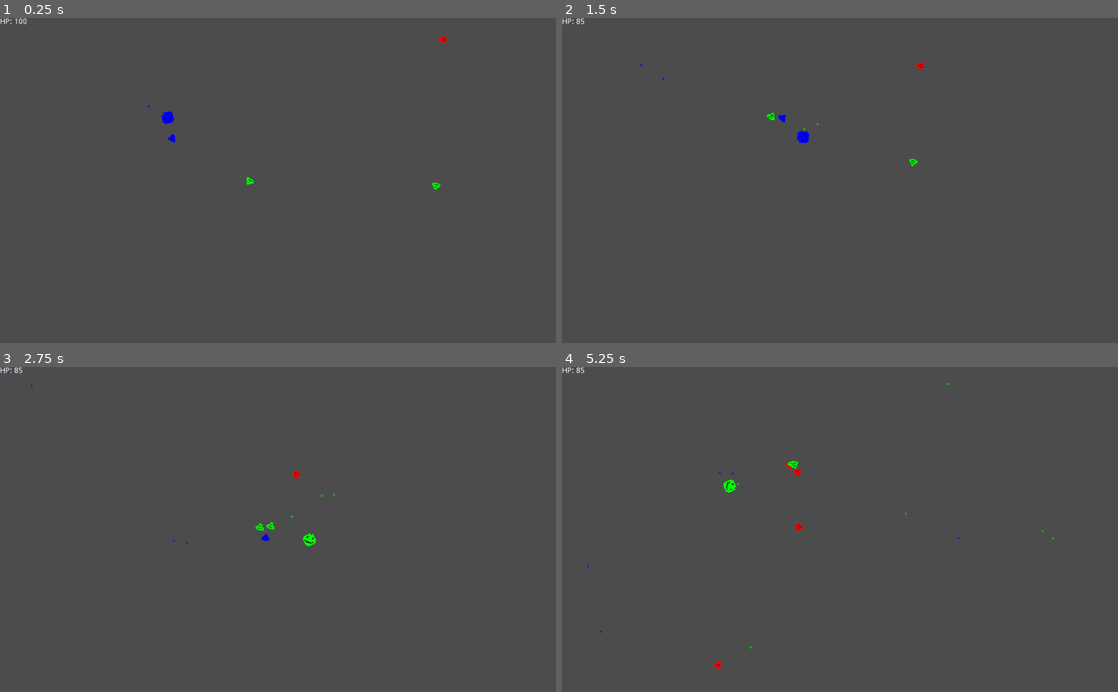
Above: before the commit, frames 1-4 (two rows, left to right).
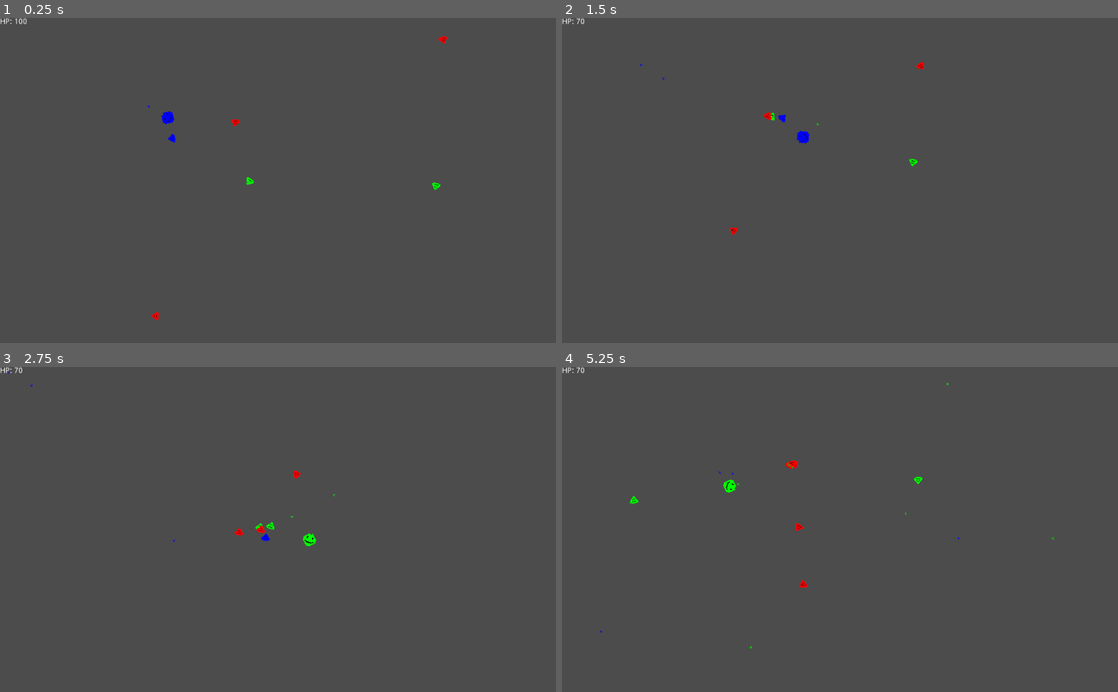
Above: after the commit, the same moments.

Repository: JuanG10/boss
Game: Godot game, scene res://proof of concept.tscn
Two runs of this game, one before a commit and one after it. Both use one fixed random seed, a clock stepped at 60 frames per second and the inputs below.
Inputs (mouse positions are in pixels of both pictures, inside the frame that each line leads up to):
- Up to frame 1 (0.25 s): no input
- Up to frame 2 (1.5 s): tap Enter (ui_accept) at 0.5, 0.77 s; move the mouse to (962, 164) at 0.52 s; hold D (right) 0.53-1.28 s; tap E (next_color) at 0.6 s; move the mouse to (728, 196) at 1.27 s; hold S (down) from 1.28 s (still down); tap Q (previous_color) at 1.35 s
- Up to frame 3 (2.75 s): tap Enter (ui_accept) at 1.52 s; move the mouse to (333, 458) at 2.02 s; release S (down) at 2.03 s; hold D (right) from 2.03 s (still down); tap E (next_color) at 2.1 s
- Up to frame 4 (5.25 s): move the mouse to (812, 594) at 2.77 s; release D (right) at 2.78 s; hold W (up) 2.78-3.53 s; tap Q (previous_color) at 2.85, 4.35 s; tap Enter (ui_accept) at 3.02, 3.77, 4.52 s; move the mouse to (1006, 578) at 3.52 s; hold A (left) 3.53-5.03 s; tap E (next_color) at 3.6, 5.1 s; move the mouse to (673, 480) at 4.27 s; move the mouse to (867, 529) at 5.02 s; hold S (down) from 5.03 s (still down)

The runs differ from the first frame. In frame 1, less than 0.1% of the frame differs, in the area x 27-44%, y 31-94%; in frame 2, less than 0.1%; in frame 3, less than 0.1%; in frame 4, 0.2%, in the area x 2-87%, y 0-94%.

Commit message:
cambios menores de balance

Diff:
--- a/main.gd
+++ b/main.gd
@@ -18,12 +18,12 @@
 	if timer.is_stopped():
 		timer.start()
 		if points < 100:
+			spawnMelee(6)
+		elif points < 300:
 			spawnMelee(4)
-		elif points < 300:
-			spawnMelee(3)
 			spawnBasic(2)
 		elif points < 500:
-			spawnMelee(2)
+			spawnMelee(3)
 			spawnBasic(2)
 			spawnAdvanced(1)
 		elif points < 1000:
